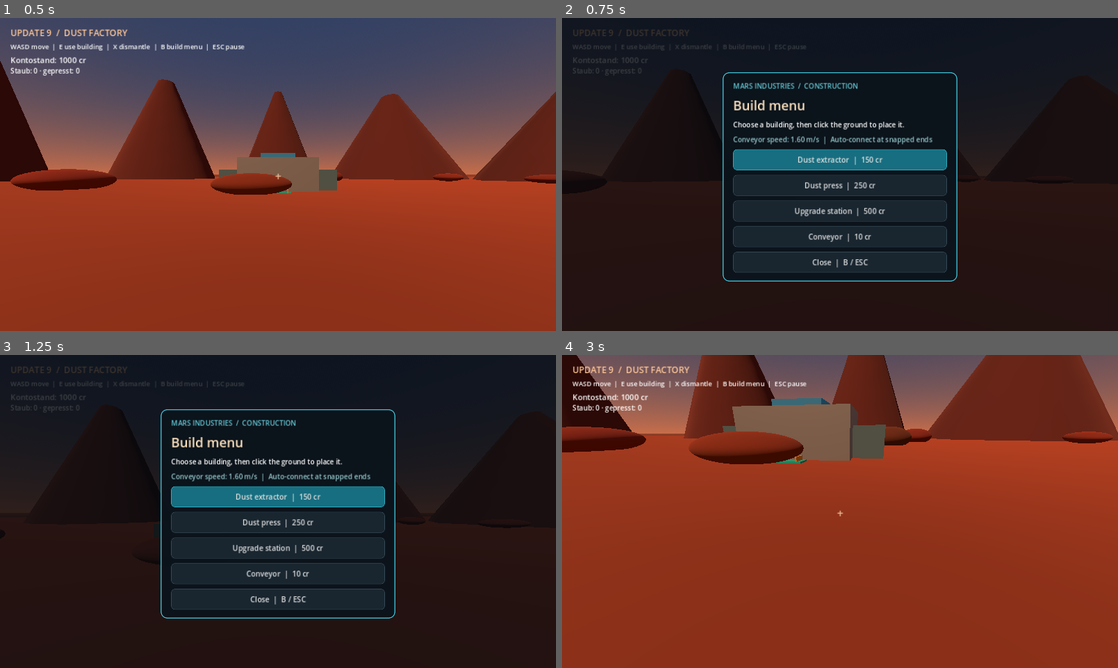
Above: before the commit, frames 1-4 (two rows, left to right).
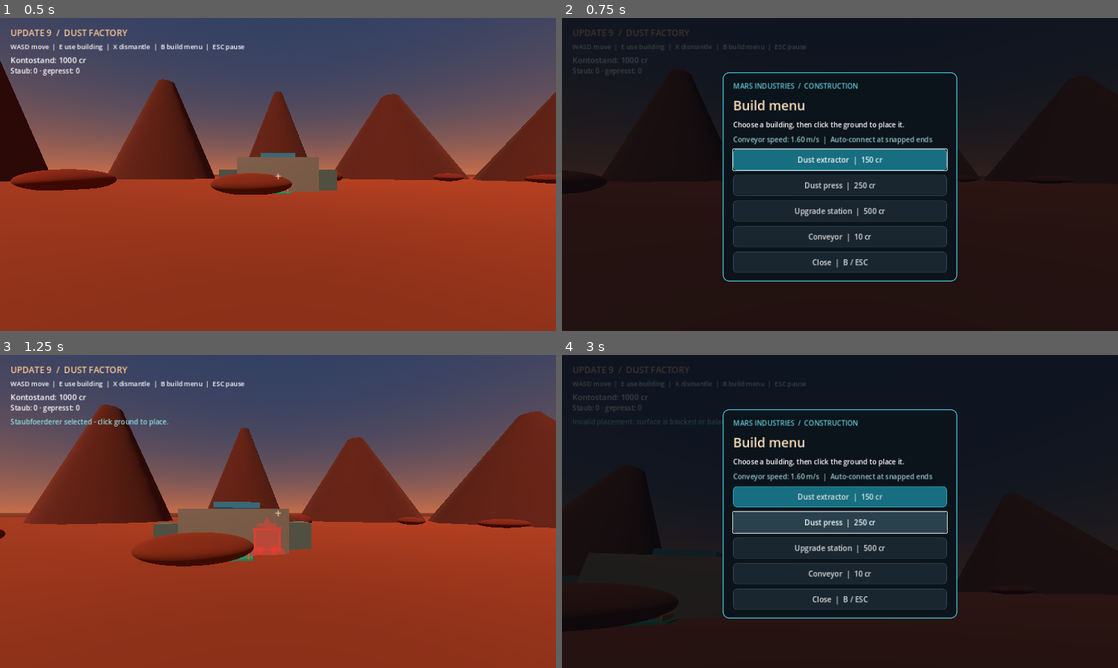
Above: after the commit, the same moments.

Repository: GuysLetsPlay/MarsFactory
Game: Godot game, scene res://main.tscn
The game is run twice, just before and just after one commit, with the same random seed, the same clock (stepped at 60 frames per second) and the same inputs.
Inputs (mouse positions are in pixels of both pictures, inside the frame that each line leads up to):
- Up to frame 1 (0.5 s): no input
- Up to frame 2 (0.75 s): tap Enter at 0.5 s; move the mouse to (867, 174) at 0.52 s; hold W (move_forward) from 0.53 s (still down); tap B at 0.6 s; click (867, 174) at 0.67 s
- Up to frame 3 (1.25 s): keep holding W (move_forward); tap Space (jump) at 0.77 s
- Up to frame 4 (3 s): release W (move_forward) at 1.25 s; drag from (728, 527) to (812, 574) at 1.27 s; move the mouse to (895, 442) at 2.02 s; hold D (move_right) 2.03-2.78 s; tap E at 2.1 s; tap B at 2.3 s; move the mouse to (834, 517) at 2.77 s; hold W (move_forward) from 2.78 s (still down); tap X at 2.85 s; click (834, 517) at 2.92 s

Frame 1 is identical in both runs. In frame 2, 0.3% of the frame differs, in the area x 30-70%, y 41-49%; in frame 3, 100%; in frame 4, 100%, in the area x 0-100%, y 0-100%.

Commit message:
Update 19: Fix build menu focus target

Diff:
--- a/main.gd
+++ b/main.gd
@@ -1281,7 +1281,7 @@
 	_clear_build_preview()
 	Input.mouse_mode = Input.MOUSE_MODE_VISIBLE if build_overlay.visible else Input.MOUSE_MODE_CAPTURED
 	if build_overlay.visible:
-		build_panel.get_child(0).get_child(3).grab_focus()
+		build_panel.get_child(0).get_child(4).grab_focus()
 
 func _create_build_preview() -> void:
 	_clear_build_preview()
